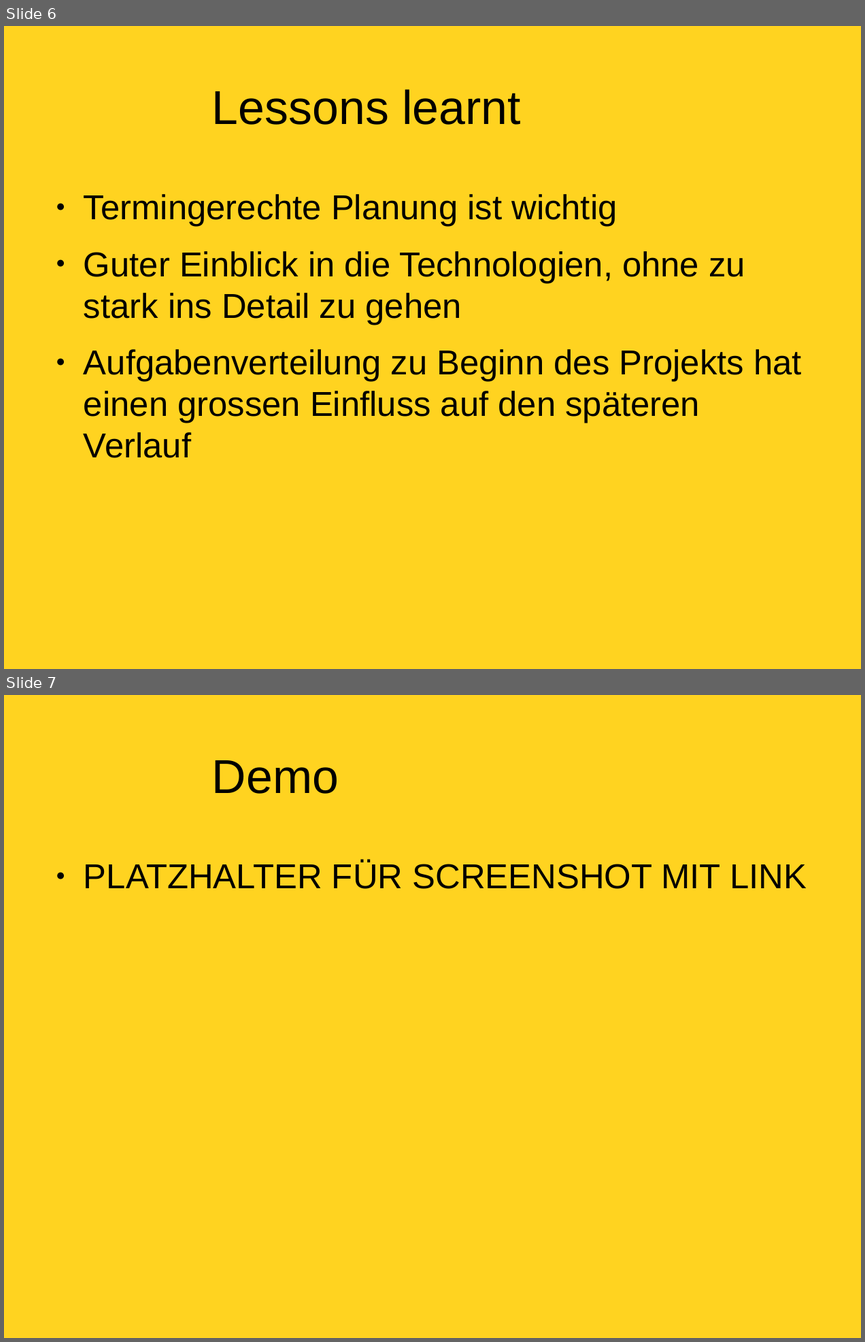
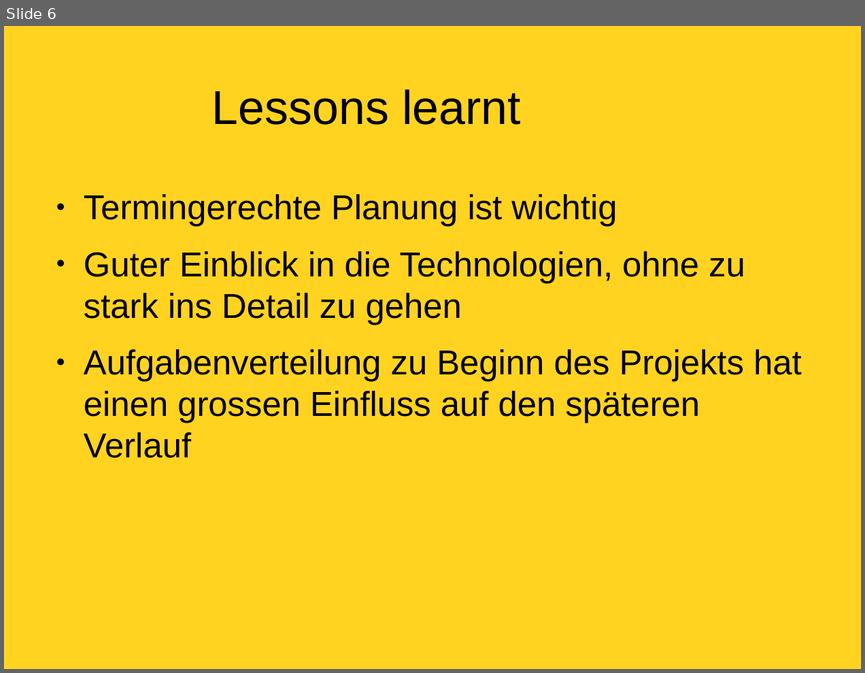
Before and after one commit to veraguth/ch.bfh.bti7054.w2014.p-q.hockey-store, a slide deck: Praesentation/Praesentation.odp. Shown one above the other, each under a label of ours: slides 6 and 7 before the commit, slide 6 after it. The pictures are 865x1342 and 865x673 pixels, drawn with LibreOffice and Linux fonts; fonts in the diff are those of the drawing; background and template pictures are left out. Boxes give left, top, right and bottom in pixels: in the first picture for what was removed or moved away, otherwise in the second. Text is boxed around its words. In the diff, an @@ line names an element or a change of style, - is before the commit and + after.

```diff
--- a/Praesentation/Praesentation.odp
+++ b/Praesentation/Praesentation.odp
@@ slide 7 removed at (x1=4, y1=695, x2=861, y2=1338), background #FFD320 @@
@@ title removed at (x1=212, y1=760, x2=339, y2=794) @@
-Demo
@@ text removed at (x1=84, y1=861, x2=806, y2=889) @@
-● PLATZHALTER FÜR SCREENSHOT MIT LINK
```
Also in this commit, not shown: 1 slide added, 2 other files.
